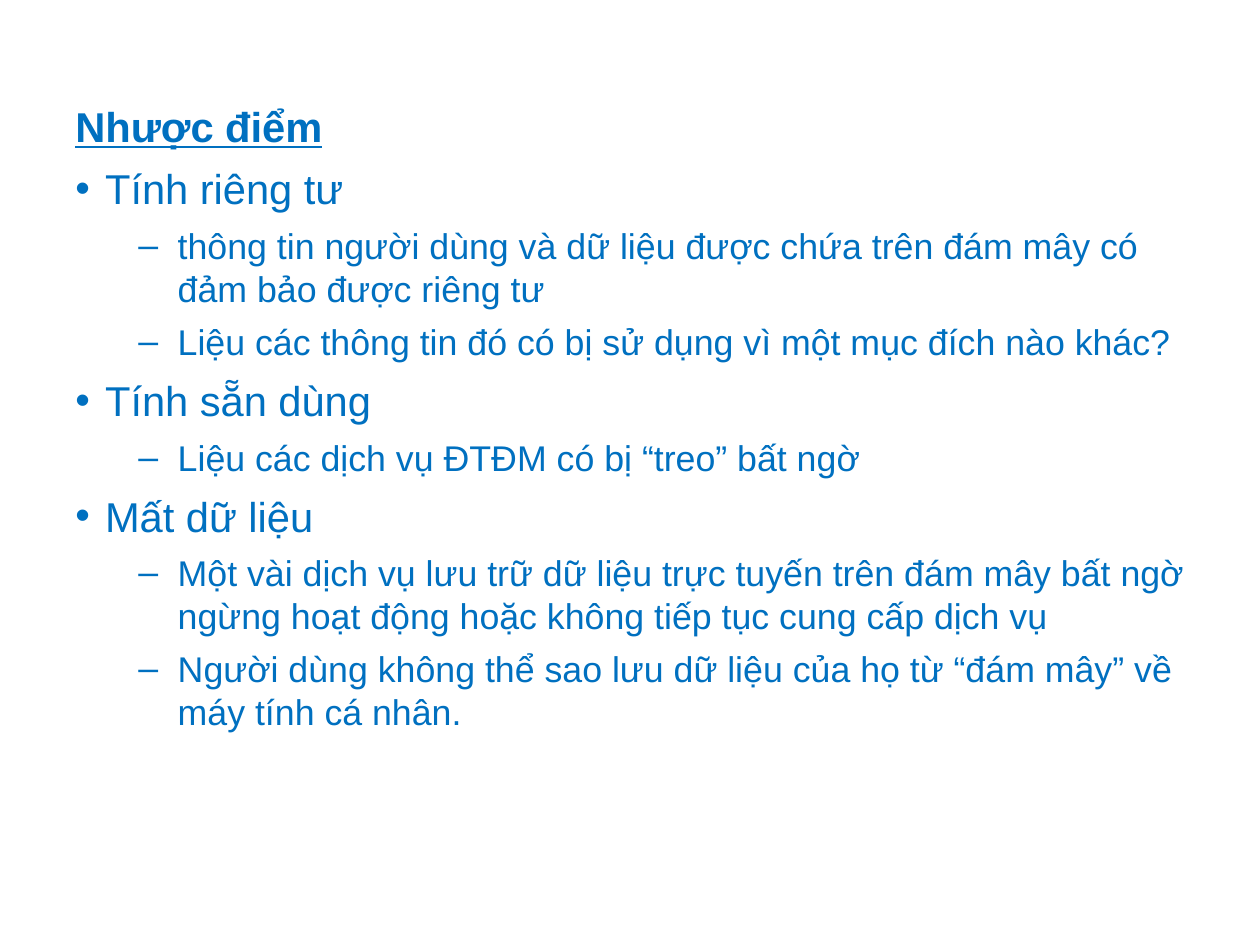
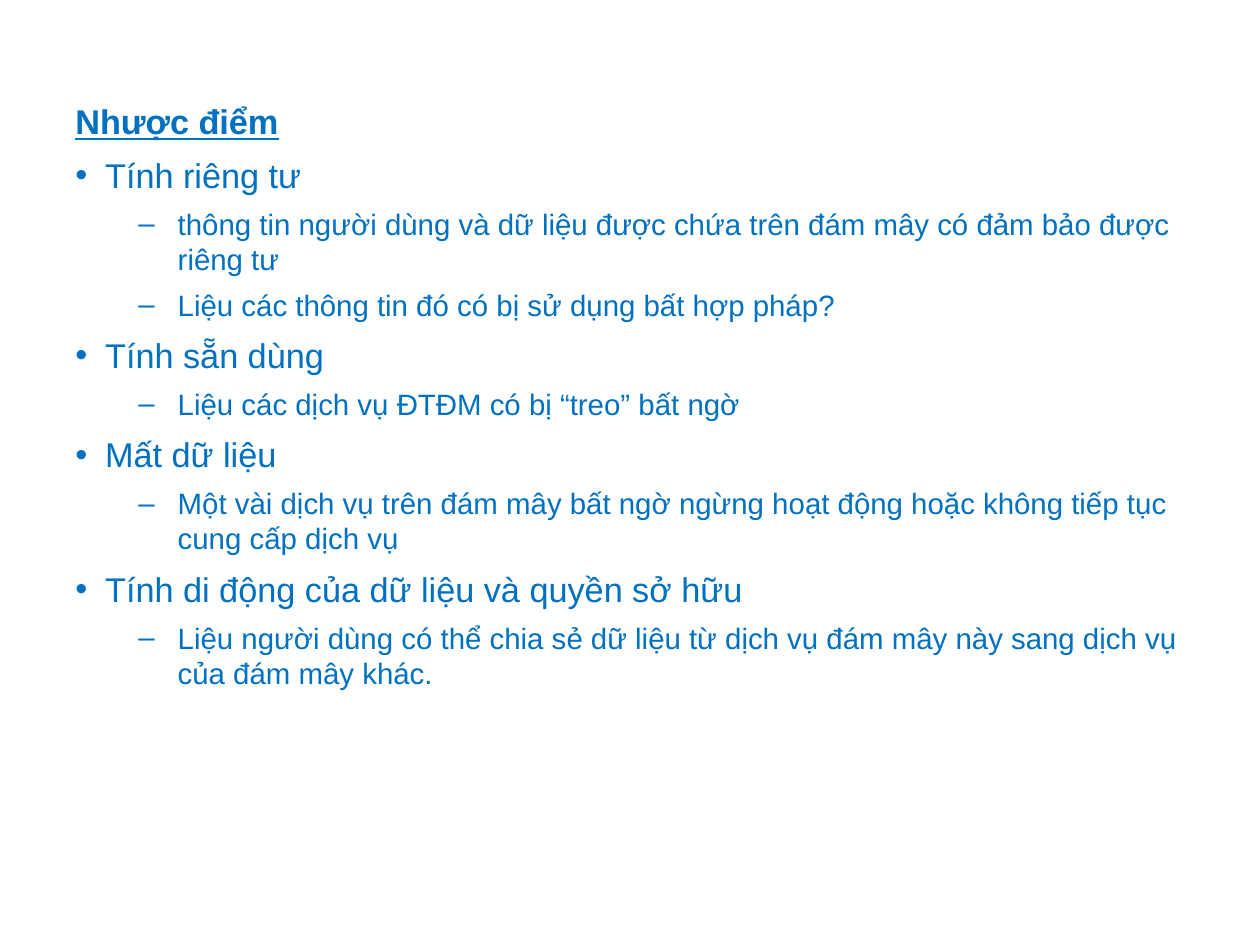
Before and after one commit to ndlongit/longnd-data, a slide deck: slide 9 of Temp/Bai tap ky nang - NDL.ppt. Drawn at 1260x945 pixels with LibreOffice and Linux fonts; fonts in the diff are those of the drawing. Boxes give left, top, right and bottom in pixels: in the first picture for what was removed or moved away, otherwise in the second. Text is boxed around its words. In the diff, an @@ line names an element or a change of style, - is before the commit and + after.

Commit message:
V1.0

```diff
--- a/Temp/Bai tap ky nang - NDL.ppt
+++ b/Temp/Bai tap ky nang - NDL.ppt
@@ text at (x1=75, y1=107, x2=1169, y2=473): size 23.8 to 19.6 pt in "Nhược điểm", "Tính riêng tư", "Tính sẵn dùng", "Mất dữ liệu"; size 20.4 to 16.8 pt in "thông tin người dùng và dữ liệu ...", "Liệu các dịch vụ ĐTĐM có bị ..." @@
@@ text at (x1=178, y1=293, x2=835, y2=322): text changed; size 20.4 to 16.8 pt @@
-  – Liệu các thông tin đó có bị sử dụng vì một mục đích nào khác?
+  – Liệu các thông tin đó có bị sử dụng bất hợp pháp?
@@ text at (x1=105, y1=491, x2=1176, y2=690): text changed; size 20.4 to 16.8 pt @@
-  – Một vài dịch vụ lưu trữ dữ liệu trực tuyến trên đám mây bất ngờ ngừng hoạt động hoặc không tiếp tục cung cấp dịch vụ
-  – Người dùng không thể sao lưu dữ liệu của họ từ “đám mây” về máy tính cá nhân.
+  – Một vài dịch vụ trên đám mây bất ngờ ngừng hoạt động hoặc không tiếp tục cung cấp dịch vụ
+• Tính di động của dữ liệu và quyền sở hữu
+  – Liệu người dùng có thể chia sẻ dữ liệu từ dịch vụ đám mây này sang dịch vụ của đám mây khác.
```
Also in this commit, not shown: 4 other slides changed, 3 slides added, 3 slides removed.
